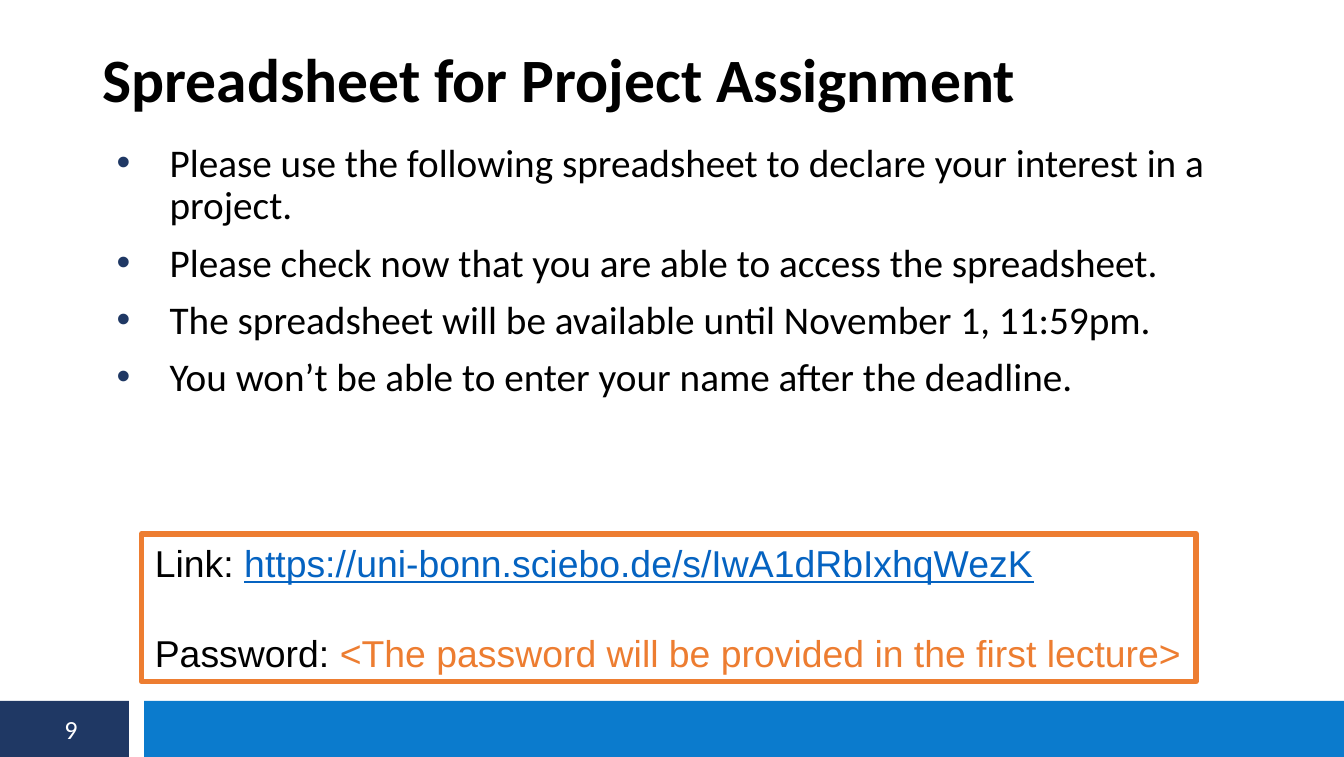
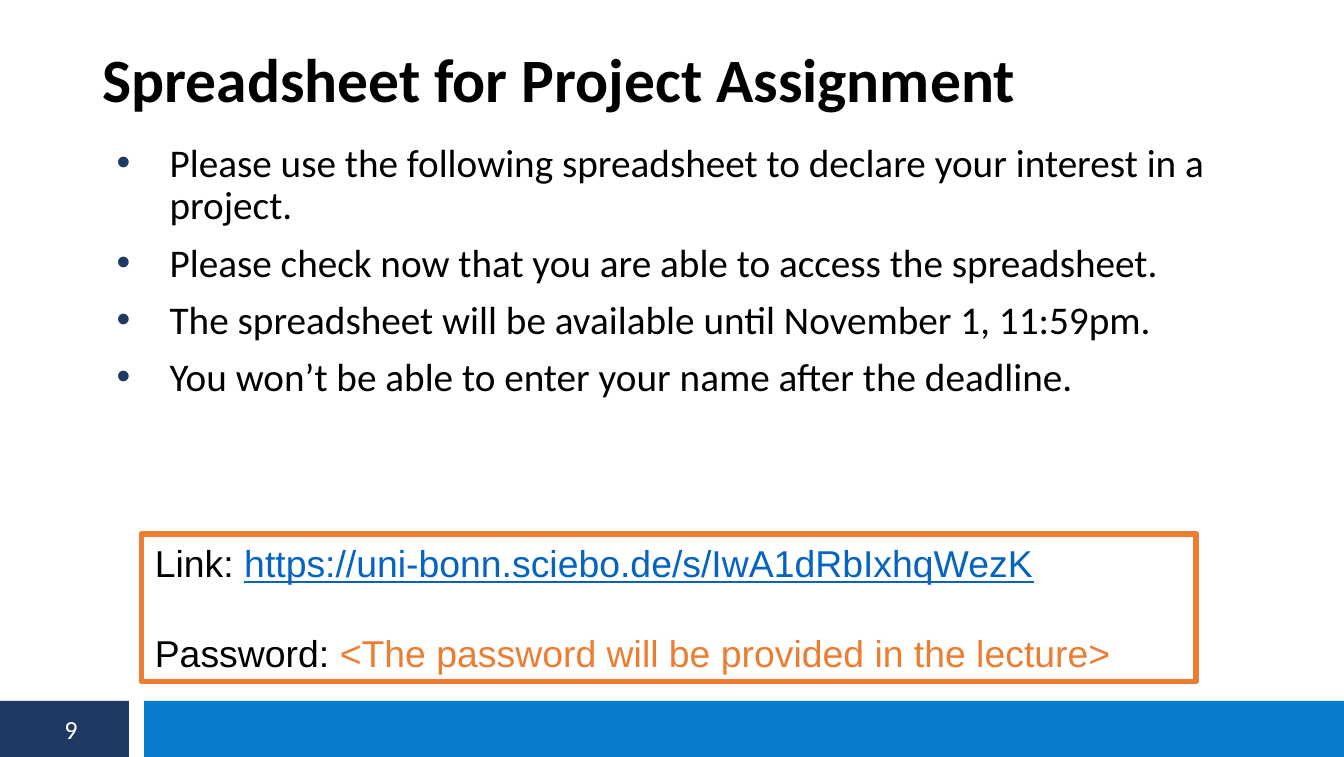
Before and after one commit to s6fikass/semanticweblab2020-2021, a slide deck: slide 9 of Lab Slides/01-Intro.pptx. Drawn at 1344x757 pixels with LibreOffice and Linux fonts; fonts in the diff are those of the drawing. Boxes give left, top, right and bottom in pixels: in the first picture for what was removed or moved away, otherwise in the second. Text is boxed around its words. In the diff, an @@ line names an element or a change of style, - is before the commit and + after.

```diff
--- a/Lab Slides/01-Intro.pptx
+++ b/Lab Slides/01-Intro.pptx
@@ text in rectangle at <box>155,640,1110,675</box>: text changed @@
-Password: <The password will be provided in the first lecture>
+Password: <The password will be provided in the lecture>
```
Also in this commit, not shown: 2 slides added.
